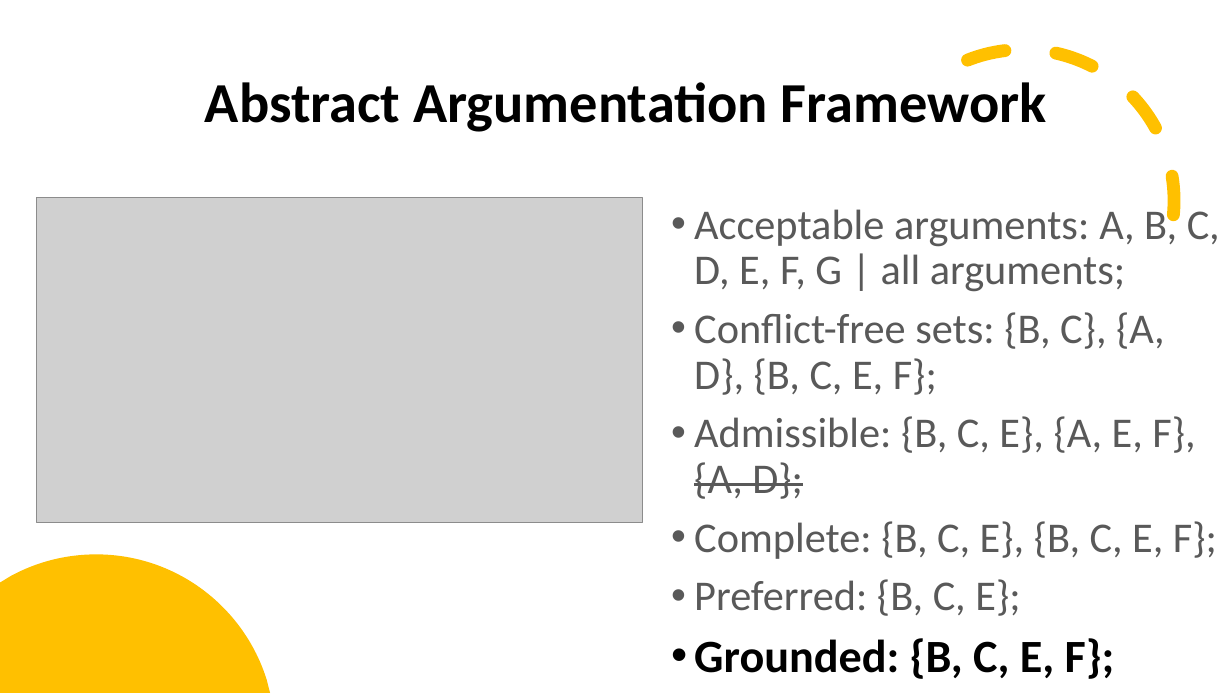
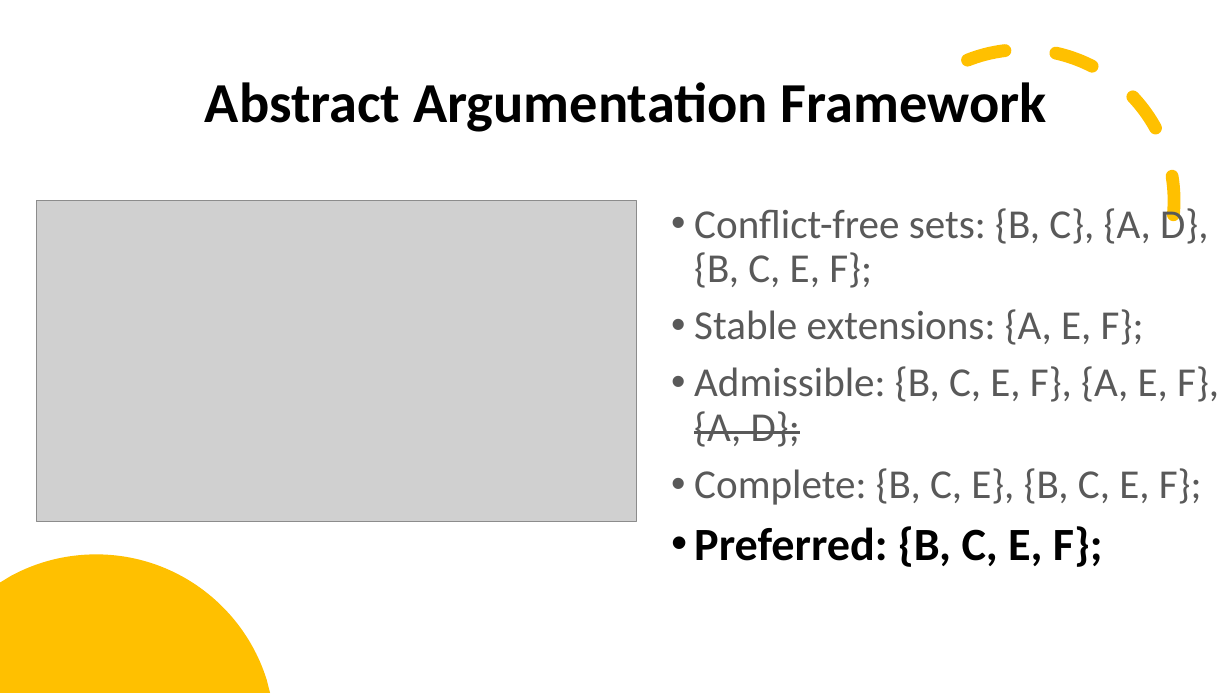
Before and after one commit to stefandr99/ConstrainedArgumentationFramework, a slide deck: slide 13 of Argumentation framework.pptx (slide 14 before the commit). Drawn at 1232x693 pixels with LibreOffice and Linux fonts; fonts in the diff are those of the drawing; grey boxes stand for pictures. Boxes give left, top, right and bottom in pixels: in the first picture for what was removed or moved away, otherwise in the second. Text is boxed around its words. In the diff, an @@ line names an element or a change of style, - is before the commit and + after.

Commit message:
Updated presentation and fixed api url

```diff
--- a/Argumentation framework.pptx
+++ b/Argumentation framework.pptx
@@ picture: place and size @@
-picture at [36, 198, 643, 522]
+picture at [36, 201, 637, 521]
@@ text at [694, 204, 1220, 292]: paragraph removed @@
-• Acceptable arguments: A, B, C, D, E, F, G | all arguments;
@@ text at [694, 204, 1208, 505]: size 33 to 32 pt in "Conflict-free sets: {B, C}, {A, D}, {B, ...", "Complete: {B, C, E}, {B, C, E, ..." @@
@@ text at [694, 309, 1219, 447]: text changed; size 33 to 32 pt @@
-• Admissible: {B, C, E}, {A, E, F}, {A, D};
+• Stable extensions: {A, E, F};
+• Admissible: {B, C, E, F}, {A, E, F}, {A, D};
@@ text at [694, 526, 1103, 567]: text changed @@
-• Preferred: {B, C, E};
-• Grounded: {B, C, E, F};
+• Preferred: {B, C, E, F};
```
Also in this commit, not shown: 11 other slides changed, 1 other file.
